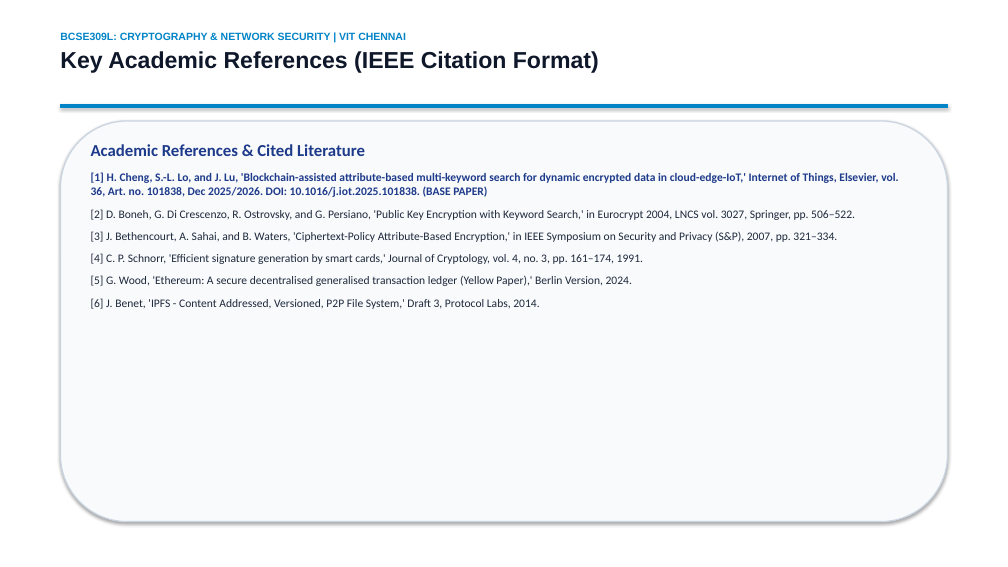
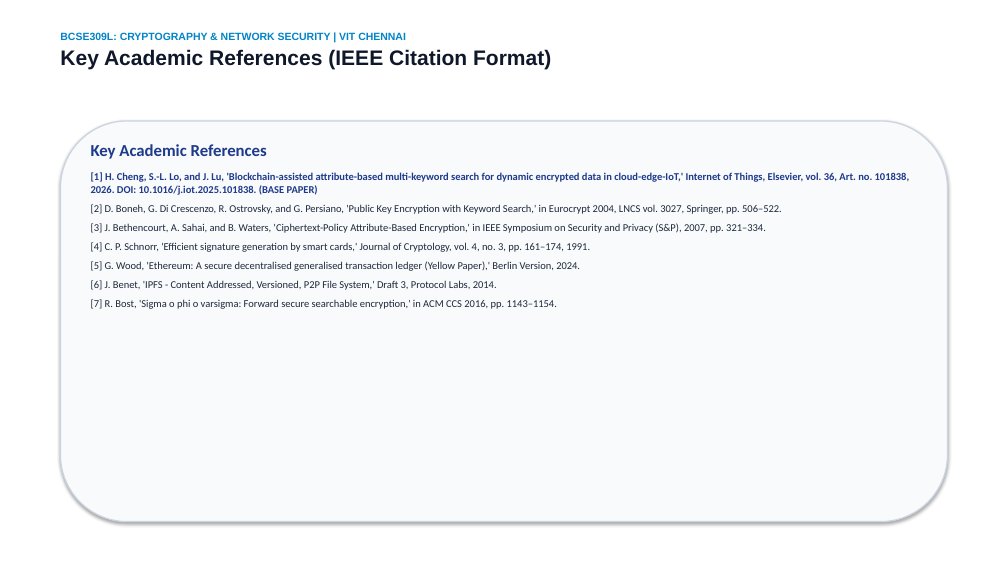
Before and after one commit to Prashant8991/BAMKS, a slide deck: slide 16 of submission_materials/1_Presentation_PPT/BAMKS_D_Final_Presentation.pptx (slide 17 before the commit). Drawn at 1008x567 pixels with LibreOffice and Linux fonts; fonts in the diff are those of the drawing. Boxes give left, top, right and bottom in pixels: in the first picture for what was removed or moved away, otherwise in the second. Text is boxed around its words. In the diff, an @@ line names an element or a change of style, - is before the commit and + after.

Commit message:
fix: update Review 3 materials with verified Sepolia deployment, fair benchmarks, and honest academic framing

```diff
--- a/submission_materials/1_Presentation_PPT/BAMKS_D_Final_Presentation.pptx
+++ b/submission_materials/1_Presentation_PPT/BAMKS_D_Final_Presentation.pptx
@@ text at (x1=60, y1=49, x2=551, y2=70): size 22 to 20 pt in "Key Academic References (IEEE Citation Format)" @@
@@ rectangle removed at (x1=60, y1=104, x2=948, y2=107) @@
@@ text at (x1=91, y1=144, x2=910, y2=195): text changed; size 11 to 10 pt @@
-Academic References & Cited Literature
-[1] H. Cheng, S.-L. Lo, and J. Lu, 'Blockchain-assisted attribute-based multi-keyword search for dynamic encrypted data in cloud-edge-IoT,' Internet of Things, Elsevier, vol. 36, Art. no. 101838, Dec 2025/2026. DOI: 10.1016/j.iot.2025.101838. (BASE PAPER)
+Key Academic References
+[1] H. Cheng, S.-L. Lo, and J. Lu, 'Blockchain-assisted attribute-based multi-keyword search for dynamic encrypted data in cloud-edge-IoT,' Internet of Things, Elsevier, vol. 36, Art. no. 101838, 2026. DOI: 10.1016/j.iot.2025.101838. (BASE PAPER)
@@ text at (x1=91, y1=204, x2=782, y2=290): size 11 to 10 pt in "[2] D. Boneh, G. Di Crescenzo, R. ...", "[3] J. Bethencourt, A. Sahai, and B. ...", "[4] C. P. Schnorr, 'Efficient signature generation ...", "[5] G. Wood, 'Ethereum: A secure decentralised ..." and 1 more places; less space between paragraphs @@
@@ text at (x1=91, y1=299, x2=557, y2=309): paragraph added @@
+[7] R. Bost, 'Sigma o phi o varsigma: Forward secure searchable encryption,' in ACM CCS 2016, pp. 1143–1154.
```
Also in this commit, not shown: 10 other slides changed, 5 slides added, 6 slides removed, 19 other files.
